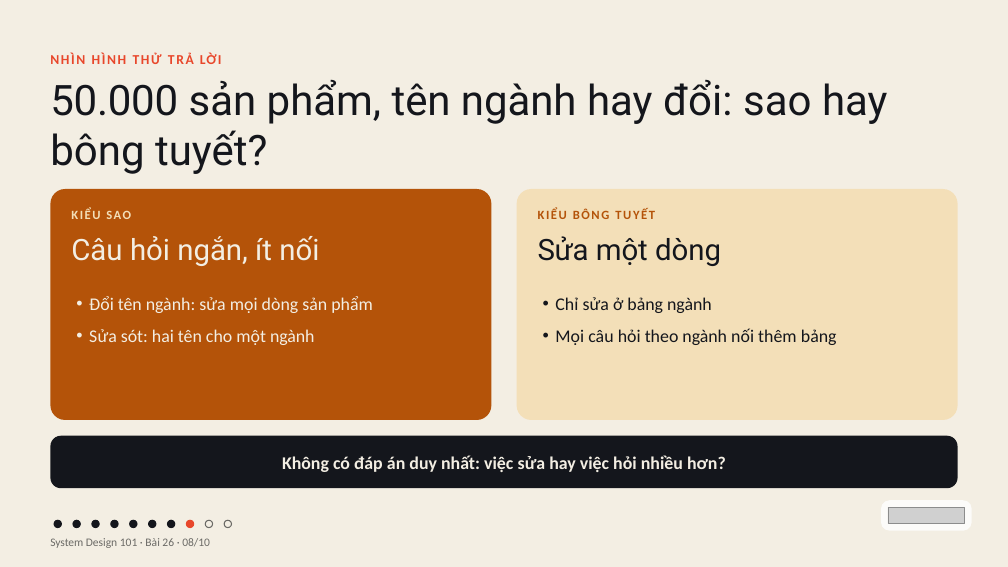
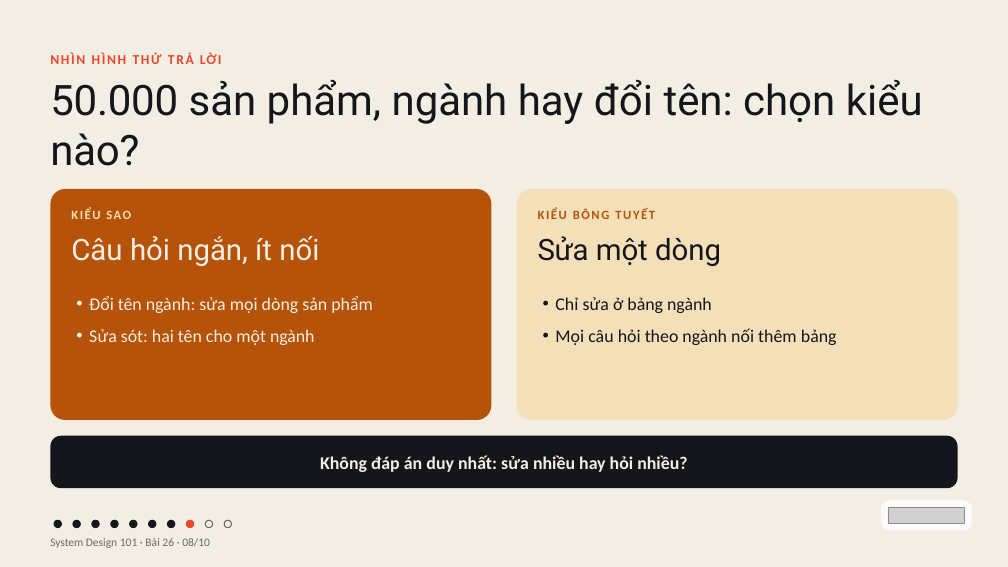
Before and after one commit to vohoailinh90/tool-marketing-studio, a slide deck: slide 8 of system-design-101/vi/lessons/sd-04-026/slides/sd-04-026.pptx. Drawn at 1008x567 pixels with LibreOffice and Linux fonts; fonts in the diff are those of the drawing; grey boxes stand for pictures. Boxes give left, top, right and bottom in pixels: in the first picture for what was removed or moved away, otherwise in the second. Text is boxed around its words. In the diff, an @@ line names an element or a change of style, - is before the commit and + after.

```diff
--- a/system-design-101/vi/lessons/sd-04-026/slides/sd-04-026.pptx
+++ b/system-design-101/vi/lessons/sd-04-026/slides/sd-04-026.pptx
@@ text at (50,79,923,166): text changed @@
-50.000 sản phẩm, tên ngành hay đổi: sao hay bông tuyết?
+50.000 sản phẩm, ngành hay đổi tên: chọn kiểu nào?
@@ text in rounded rectangle at (320,455,687,472): text changed @@
-Không có đáp án duy nhất: việc sửa hay việc hỏi nhiều hơn?
+Không đáp án duy nhất: sửa nhiều hay hỏi nhiều?
```
Also in this commit, not shown: 4 other slides changed, 4 other files.
